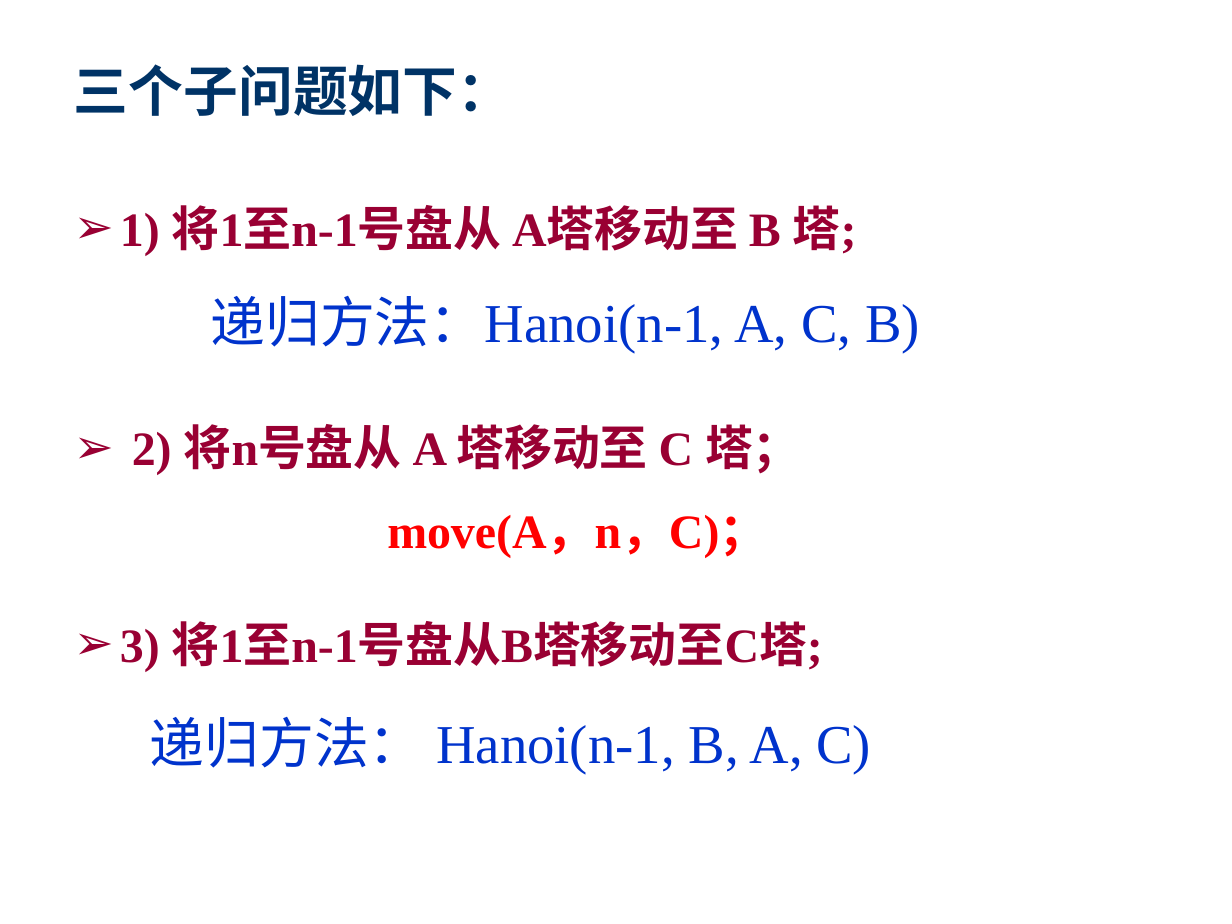
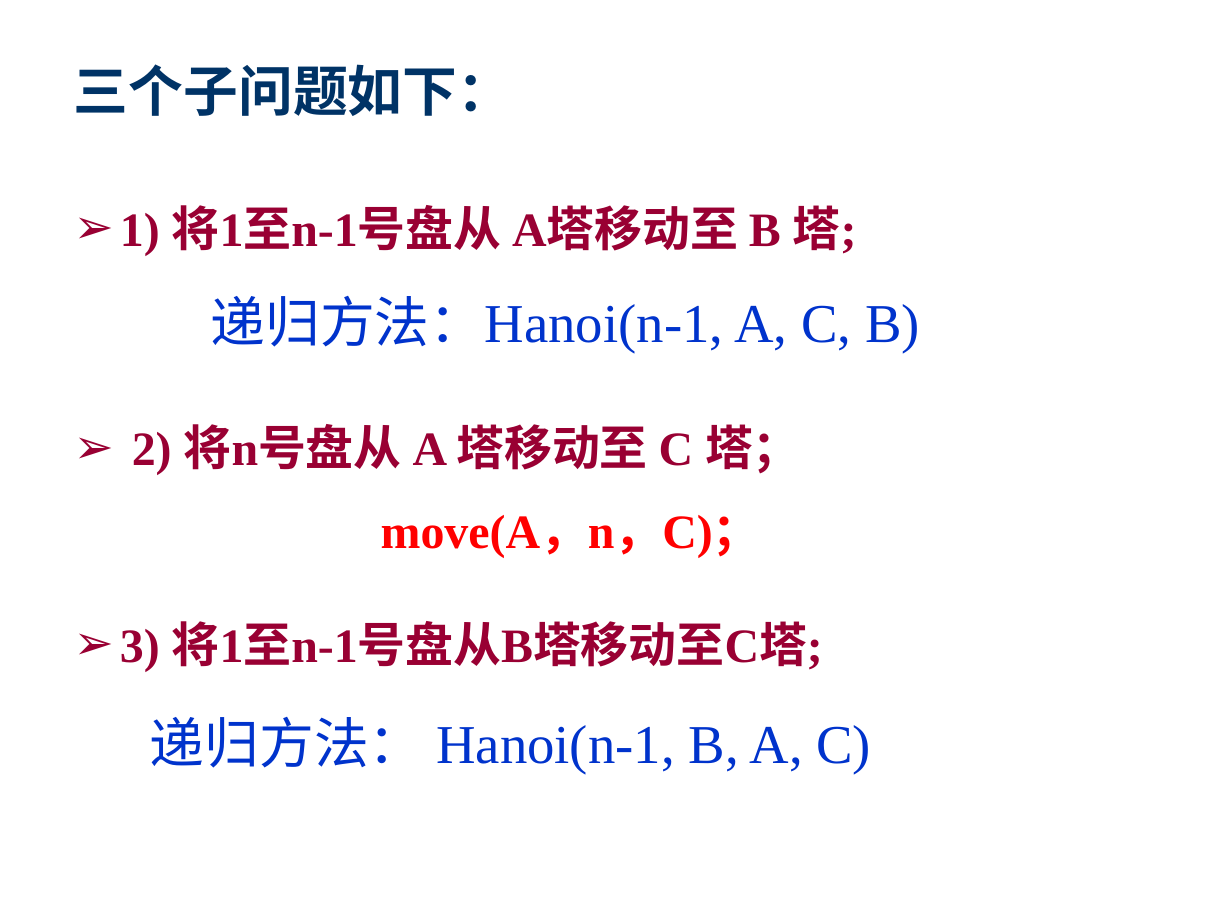
Before and after one commit to basilwang/datastructure, a slide deck: slide 71 of chapter3.ppt (slide 70 before the commit). Drawn at 1232x924 pixels with LibreOffice and Linux fonts; fonts in the diff are those of the drawing; background and template pictures are left out. Boxes give left, top, right and bottom in pixels: in the first picture for what was removed or moved away, otherwise in the second. Text is boxed around its words. In the diff, an @@ line names an element or a change of style, - is before the commit and + after.

```diff
--- a/chapter3.ppt
+++ b/chapter3.ppt
@@ text "move(A，n，C)；": place and size @@
-text "move(A，n，C)；" at [387,515,767,558]
+text "move(A，n，C)；" at [381,515,761,558]
```
Also in this commit, not shown: 10 other slides changed, 1 slide added, 19 other files.
